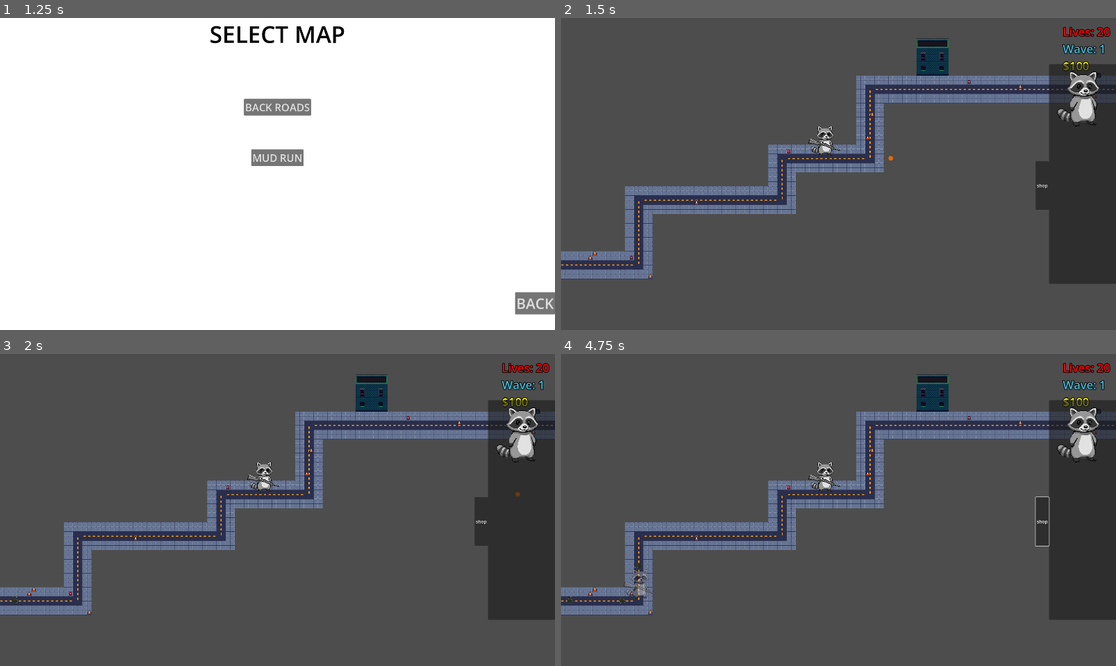
Above: before the commit, frames 1-4 (two rows, left to right).
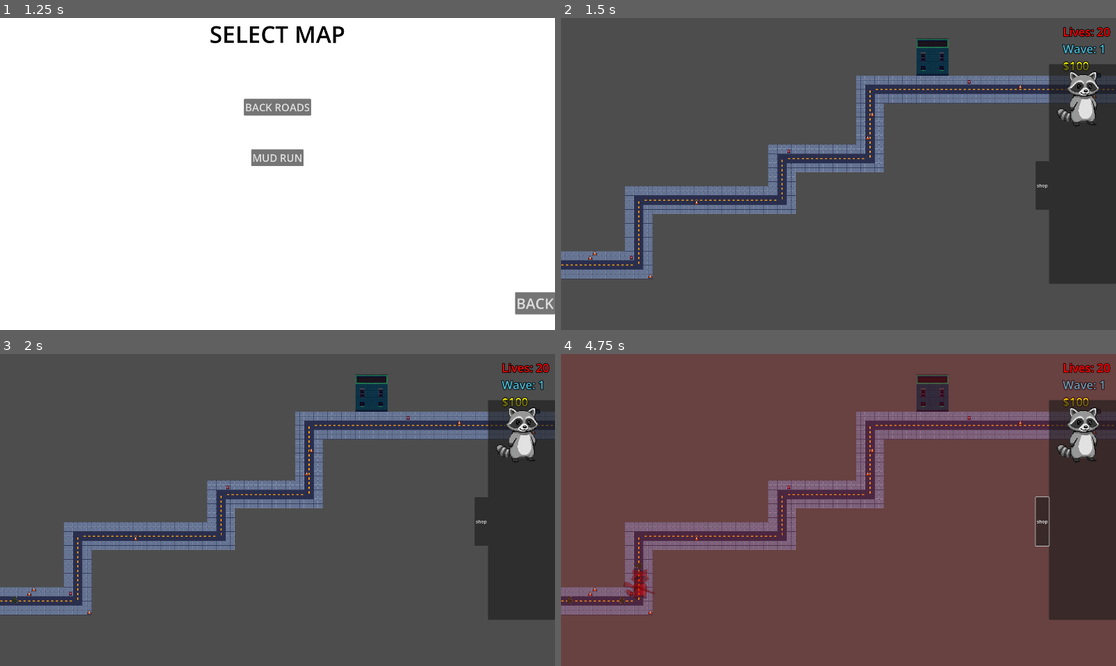
Above: after the commit, the same moments.

Repository: double0can/Raccoon-Rampage-TD
Game: Godot game, scene res://Scenes/Main Menu/main_menu.tscn
Two runs of this game, one before a commit and one after it. Both use one fixed random seed, a clock stepped at 60 frames per second and the inputs below.
Inputs (mouse positions are in pixels of both pictures, inside the frame that each line leads up to):
- Up to frame 1 (1.25 s): click "PLAY" at 0.5 s
- Up to frame 2 (1.5 s): click "BACK ROADS" at 1.25 s
- Up to frame 3 (2 s): no input
- Up to frame 4 (4.75 s): click "shop" at 2 s; click "shop" at 2.75 s; click "shop" at 3.5 s; tap Enter at 4.25 s; drag from (1082, 435) to (638, 584) at 4.27 s

Frame 1 is identical in both runs. In frame 2, 0.2% of the frame differs, in the area x 44-60%, y 34-46%; in frame 3, 0.2%; in frame 4, 86%, in the area x 0-100%, y 0-100%.

Commit message:
implemented tower shop menu and drag and drop feature for purchasing toweres

Diff:
--- a/Scenes/Map/map_1.tscn
+++ b/Scenes/Map/map_1.tscn
@@ -1,13 +1,11 @@
-[gd_scene load_steps=14 format=4 uid="uid://dpxwml2eyj7ko"]
+[gd_scene load_steps=12 format=4 uid="uid://dpxwml2eyj7ko"]
 
 [ext_resource type="Texture2D" uid="uid://ksesb8qm22gi" path="res://Scenes/Map/CITY-TILES-.png" id="1_d7wqs"]
 [ext_resource type="Script" uid="uid://nfovf5mldrpb" path="res://Scenes/Main Scene/Game Logic.gd" id="1_raftv"]
-[ext_resource type="PackedScene" uid="uid://7i3jv72difew" path="res://Scenes/Towers/default_tower.tscn" id="3_ymbon"]
 [ext_resource type="Script" uid="uid://bi4g5y6btf2qo" path="res://Scenes/Map/WaveManager.gd" id="4_jltna"]
 [ext_resource type="PackedScene" uid="uid://655ywipgkuoq" path="res://Scenes/Enemies/enemy.tscn" id="5_pu8t1"]
 [ext_resource type="PackedScene" uid="uid://b3lr6vmpj25ov" path="res://Scenes/Game Over Scene/game_over_ui.tscn" id="6_ey2xw"]
 [ext_resource type="PackedScene" uid="uid://ct3h6kcm1gyr3" path="res://Scenes/HUD/HUD.tscn" id="7_yjh2d"]
-[ext_resource type="PackedScene" uid="uid://lok8tqu854fu" path="res://Scenes/bullet/bullet.tscn" id="8_skqv5"]
 
 [sub_resource type="TileSetAtlasSource" id="TileSetAtlasSource_raftv"]
 texture = ExtResource("1_d7wqs")
@@ -340,11 +338,6 @@
 
 [node name="turrets" type="Node2D" parent="."]
 
-[node name="Node2D" type="Node2D" parent="."]
-
-[node name="Default Tower" parent="Node2D" instance=ExtResource("3_ymbon")]
-position = Vector2(-13, -63)
-
 [node name="WaveManager" type="Marker2D" parent="." node_paths=PackedStringArray("path")]
 script = ExtResource("4_jltna")
 enemyScene = ExtResource("5_pu8t1")
@@ -353,7 +346,11 @@
 [node name="Timer" type="Timer" parent="WaveManager"]
 
 [node name="GameOverUI" parent="." instance=ExtResource("6_ey2xw")]
+visible = false
 
 [node name="HUD" parent="." instance=ExtResource("7_yjh2d")]
 
-[node name="bullet" parent="." instance=ExtResource("8_skqv5")]
+[node name="pathZone" type="Area2D" parent="." groups=["path"]]
+
+[node name="CollisionPolygon2D" type="CollisionPolygon2D" parent="pathZone"]
+polygon = PackedVector2Array(-941, 353, -941, 385, -645, 385, -637, 161, -141, 161, -141, 17, 155, 17, 163, -231, 1027, -223, 1027, -255, 131, -255, 131, -15, -173, -15, -173, 129, -669, 129, -669, 353)
